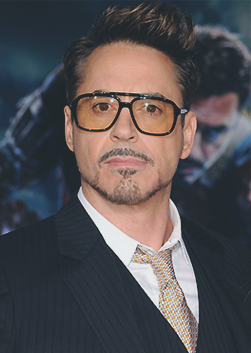
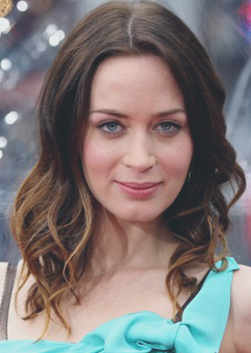
Two versions of the same layered image (251x353). Layer-by-layer changes:
added layer "unnamed" above "images" over [0, 0, 251, 353]
added layer "images" above "Эль Фаннинг_00" over [0, 1, 251, 353]
added layer "Эль Фаннинг_00" above "41b81ff0900e83661b8378bfe35f1aa1" over [0, 0, 251, 353]
added layer "41b81ff0900e83661b8378bfe35f1aa1" above "dicaprio_detail" over [0, 0, 251, 353]
added layer "dicaprio_detail" above "tr2" over [0, 0, 251, 353]
